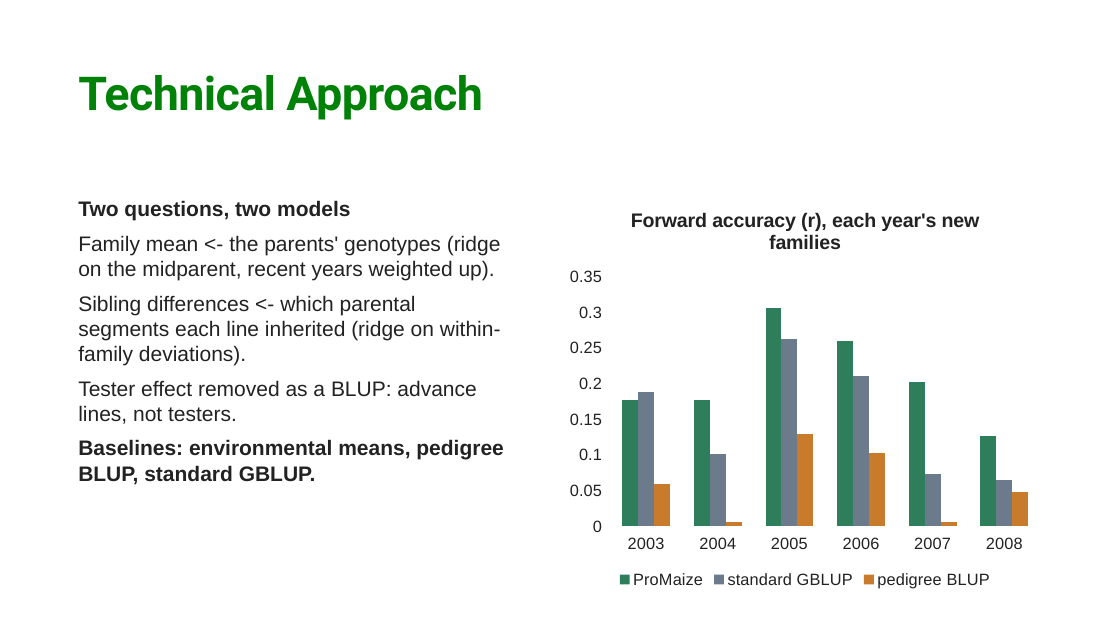
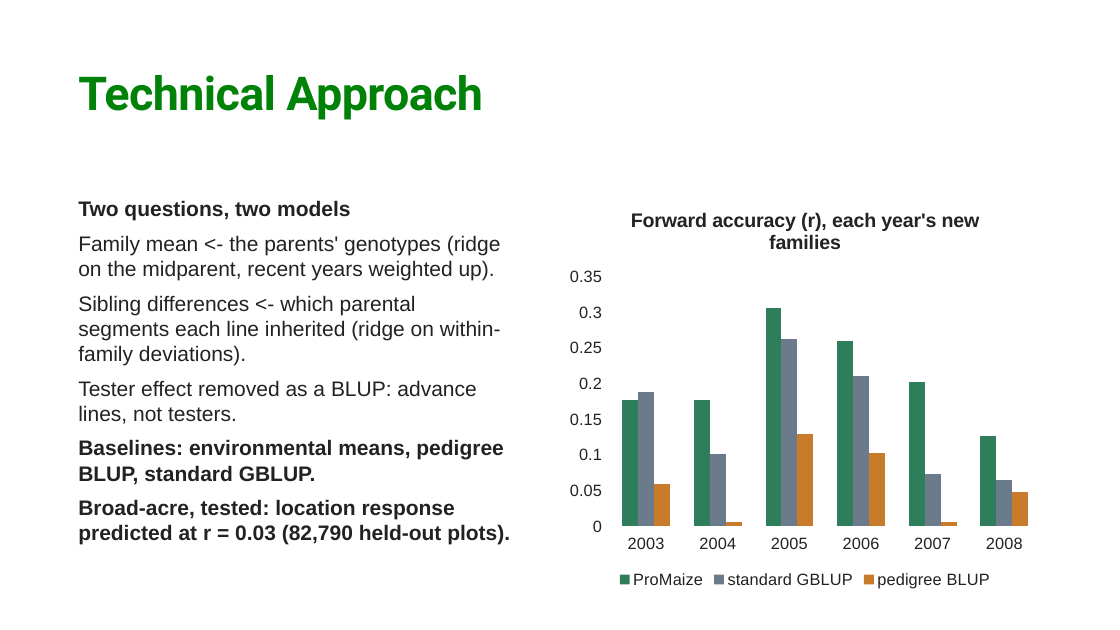
Before and after one commit to Ouroboros505/sydag-2026, a slide deck: slide 6 of docs/ProMaize_deck.pptx. Drawn at 1120x630 pixels with LibreOffice and Linux fonts; fonts in the diff are those of the drawing; background and template pictures are left out. Boxes give left, top, right and bottom in pixels: in the first picture for what was removed or moved away, otherwise in the second. Text is boxed around its words. In the diff, an @@ line names an element or a change of style, - is before the commit and + after.

Commit message:
Test location-specific prediction, plots-to-match, results strip
A genomic reaction norm predicts a line's location-to-location response at
r = 0.03 on 82,790 held-out 2008 plots, so the model stays broad-acre. The
strategy backtest now also reports how many lines the standard ranking
needs to keep the same real winners. README lists what was tried and not kept.

```diff
--- a/docs/ProMaize_deck.pptx
+++ b/docs/ProMaize_deck.pptx
@@ text at (78,499,510,545): paragraph added @@
+Broad-acre, tested: location response predicted at r = 0.03 (82,790 held-out plots).
```
Also in this commit, not shown: 1 other slide changed, 10 other files.
